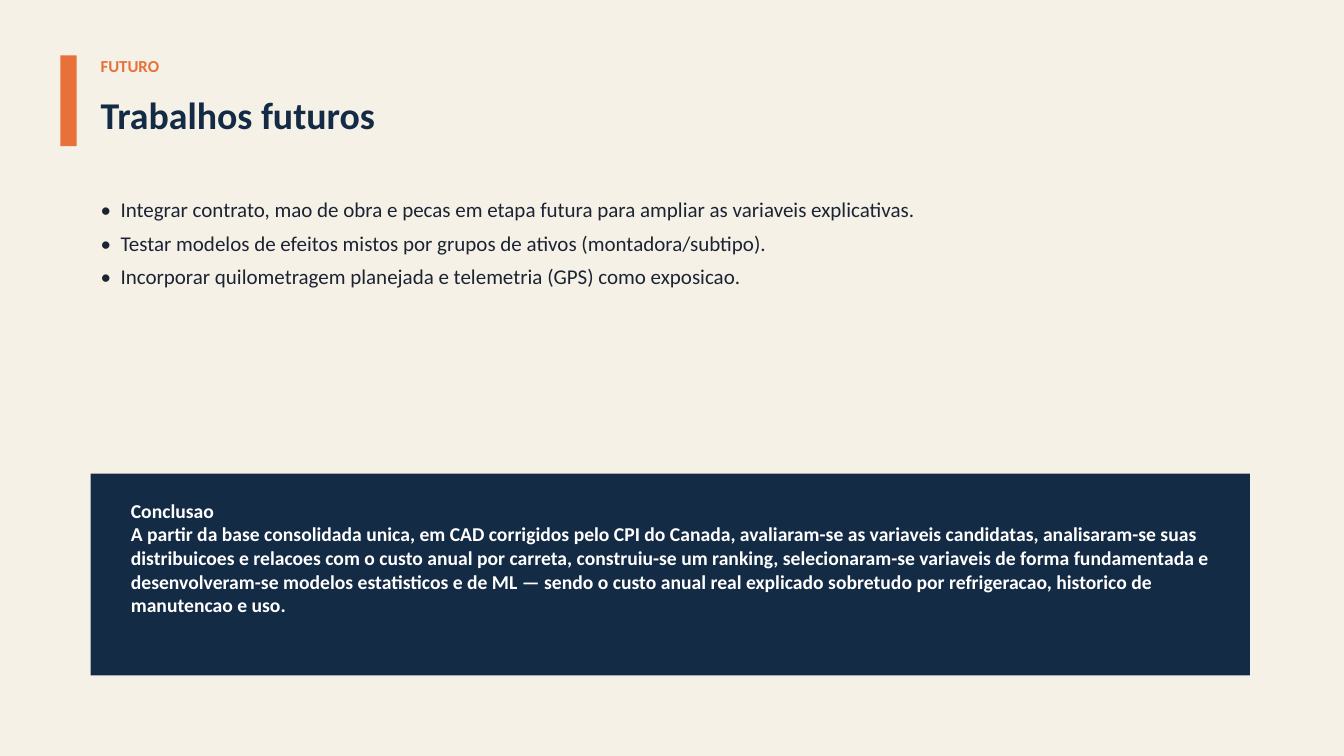
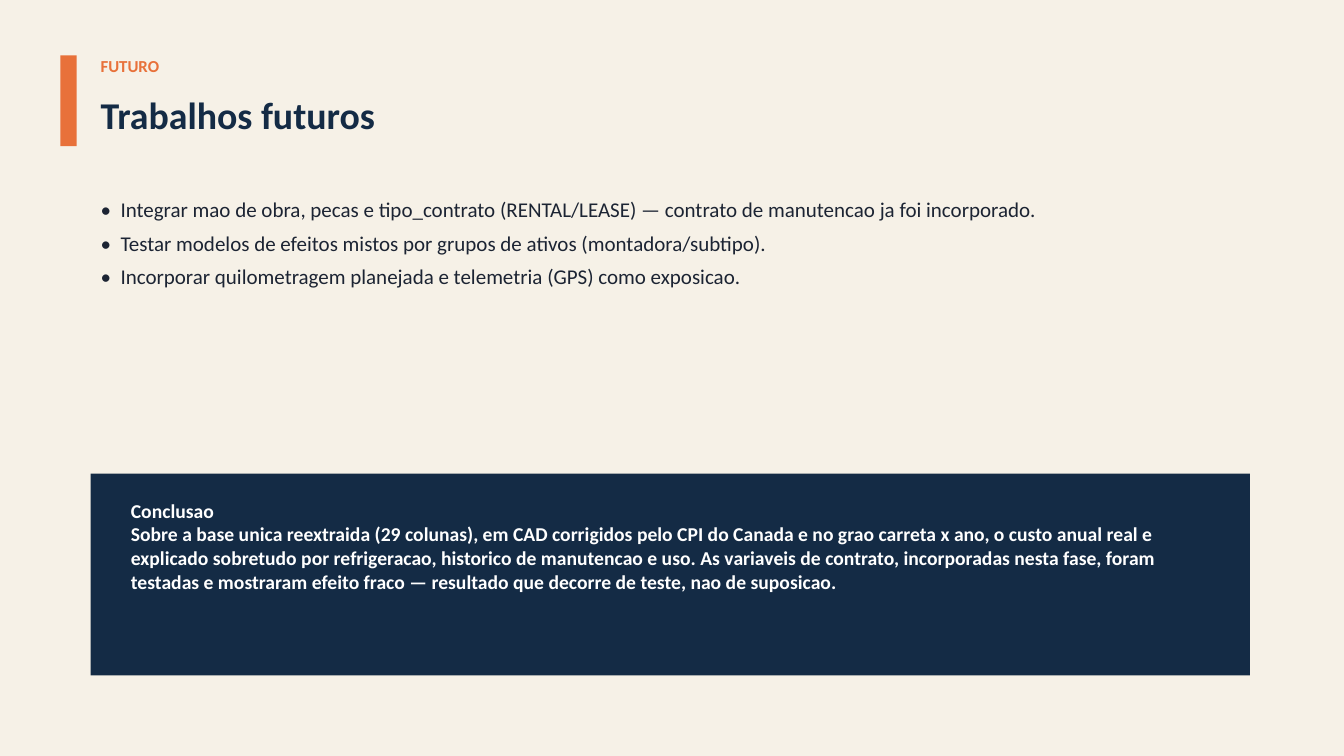
Before and after one commit to giovanicani/quatro_norte, a slide deck: slide 23 of docs/entregas/Apresentacao_QuatroNorte.pptx. Drawn at 1344x756 pixels with LibreOffice and Linux fonts; fonts in the diff are those of the drawing. Boxes give left, top, right and bottom in pixels: in the first picture for what was removed or moved away, otherwise in the second. Text is boxed around its words. In the diff, an @@ line names an element or a change of style, - is before the commit and + after.

```diff
--- a/docs/entregas/Apresentacao_QuatroNorte.pptx
+++ b/docs/entregas/Apresentacao_QuatroNorte.pptx
@@ text at bbox=[121, 202, 1035, 221]: text changed @@
-• Integrar contrato, mao de obra e pecas em etapa futura para ampliar as variaveis explicativas.
+• Integrar mao de obra, pecas e tipo_contrato (RENTAL/LEASE) — contrato de manutencao ja foi incorporado.
@@ text at bbox=[131, 526, 1155, 592]: text changed @@
-A partir da base consolidada unica, em CAD corrigidos pelo CPI do Canada, avaliaram-se as variaveis candidatas, analisaram-se suas distribuicoes e relacoes com o custo anual por carreta, construiu-se um ranking, selecionaram-se variaveis de forma fundamentada e desenvolveram-se modelos estatisticos e de ML — sendo o custo anual real explicado sobretudo por refrigeracao, historico de manutencao e uso.
+Sobre a base unica reextraida (29 colunas), em CAD corrigidos pelo CPI do Canada e no grao carreta x ano, o custo anual real e explicado sobretudo por refrigeracao, historico de manutencao e uso. As variaveis de contrato, incorporadas nesta fase, foram testadas e mostraram efeito fraco — resultado que decorre de teste, nao de suposicao.
```
Also in this commit, not shown: 14 other slides changed, 11 other files.
